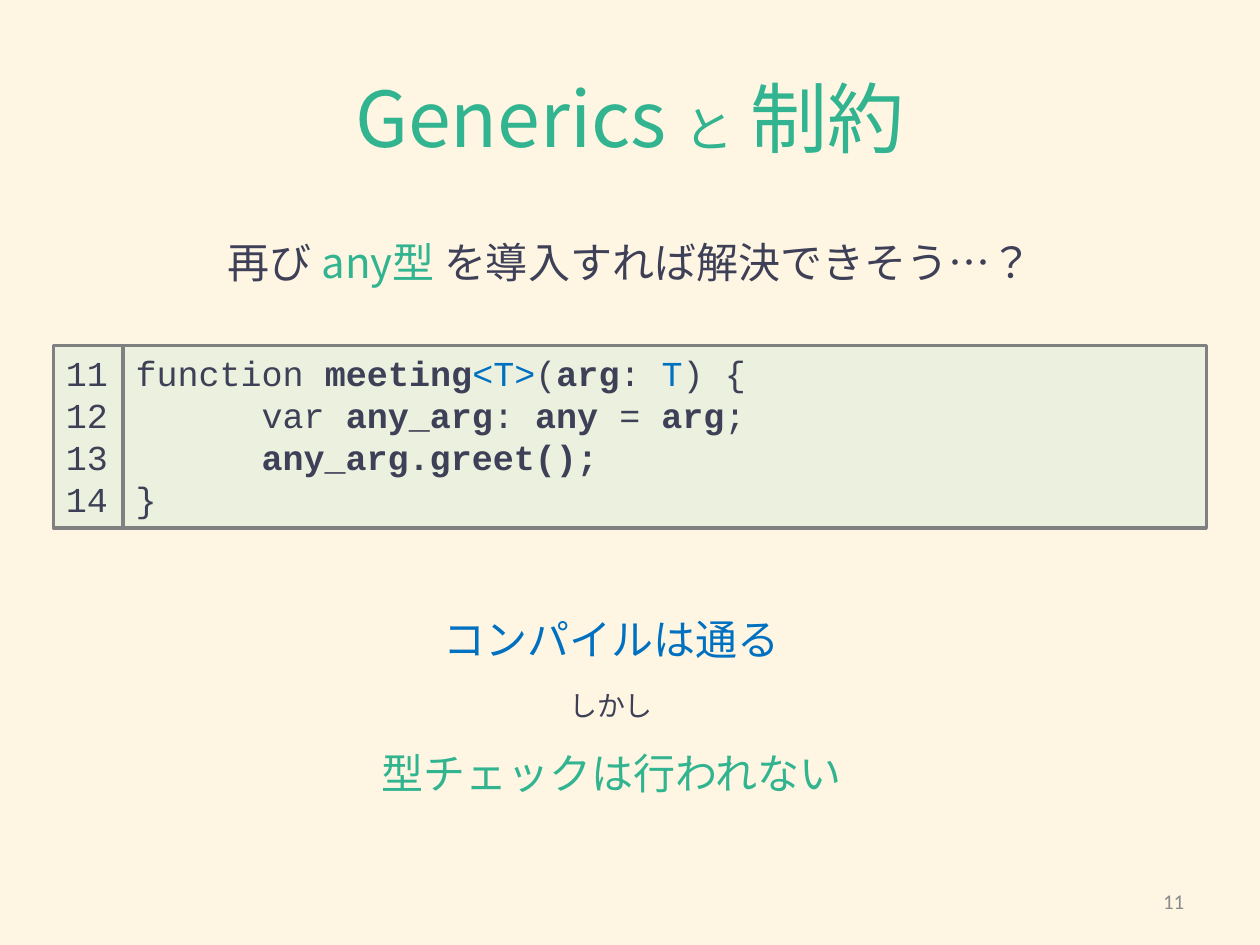
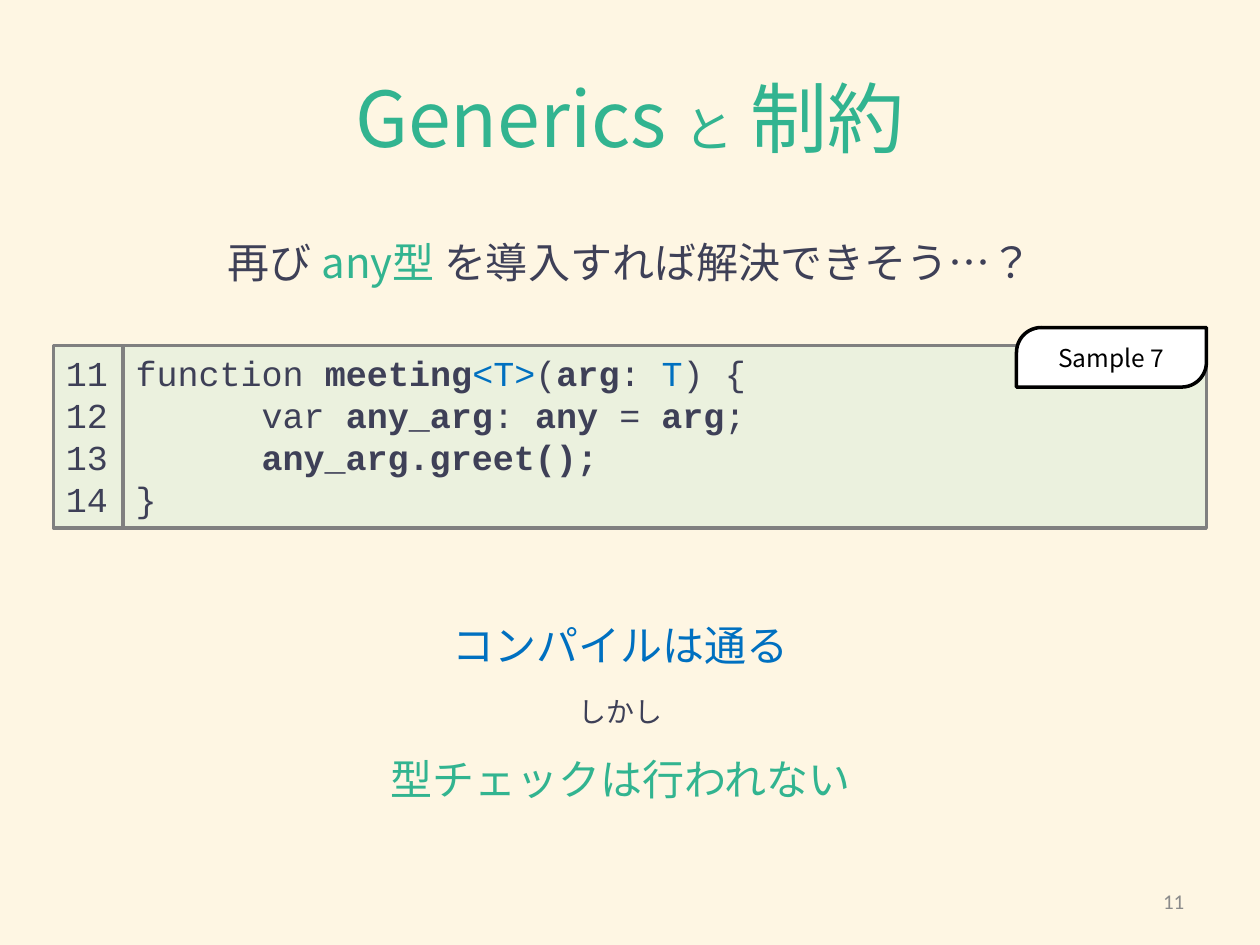
Before and after one commit to Hikari-Kubota/sandbox-todo-ts-angular, a slide deck: slide 11 of typescript/typescript_generics.pptx. Drawn at 1260x945 pixels with LibreOffice and Linux fonts; fonts in the diff are those of the drawing. Boxes give left, top, right and bottom in pixels: in the first picture for what was removed or moved away, otherwise in the second. Text is boxed around its words. In the diff, an @@ line names an element or a change of style, - is before the commit and + after.

```diff
--- a/typescript/typescript_generics.pptx
+++ b/typescript/typescript_generics.pptx
@@ round diag rect added at <box>1017,328,1207,387</box>, fill #FFFFFF, outline #000000 2 pt, 14 pt, text #000000 @@
+Sample 7
@@ text "コンパイルは通る": place and size @@
-text "コンパイルは通る" at <box>381,621,841,793</box>
+text "コンパイルは通る" at <box>391,627,851,799</box>
```
Also in this commit, not shown: 8 other slides changed, 3 other files.
